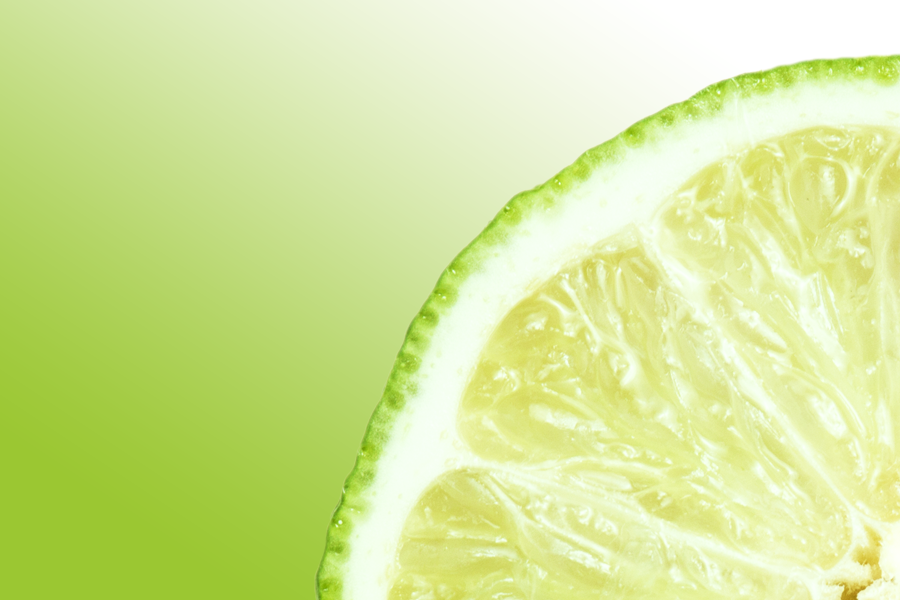
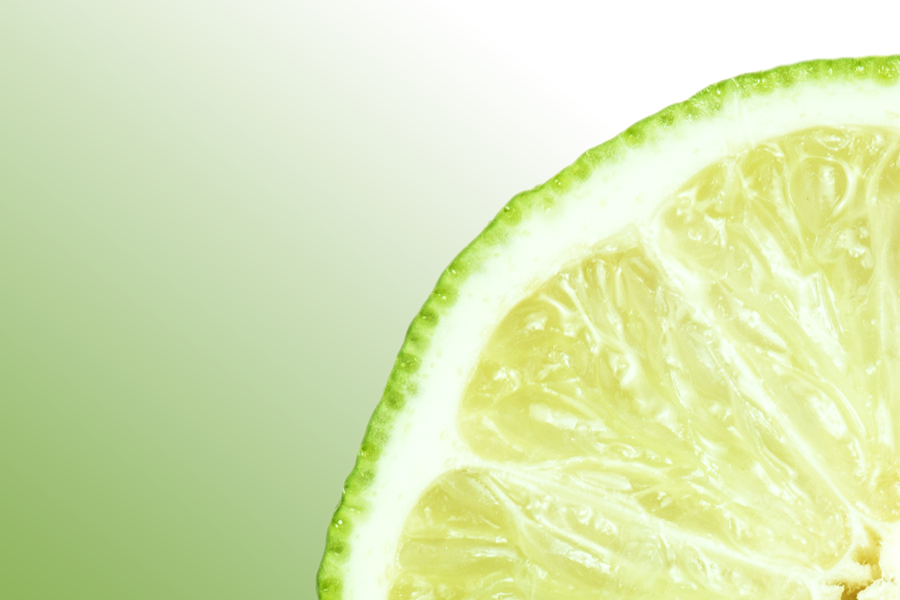
Layer changes from the first 900 × 600 image to the second:
painted on "グラデーション 1" over [left=0, top=0, right=731, bottom=600]